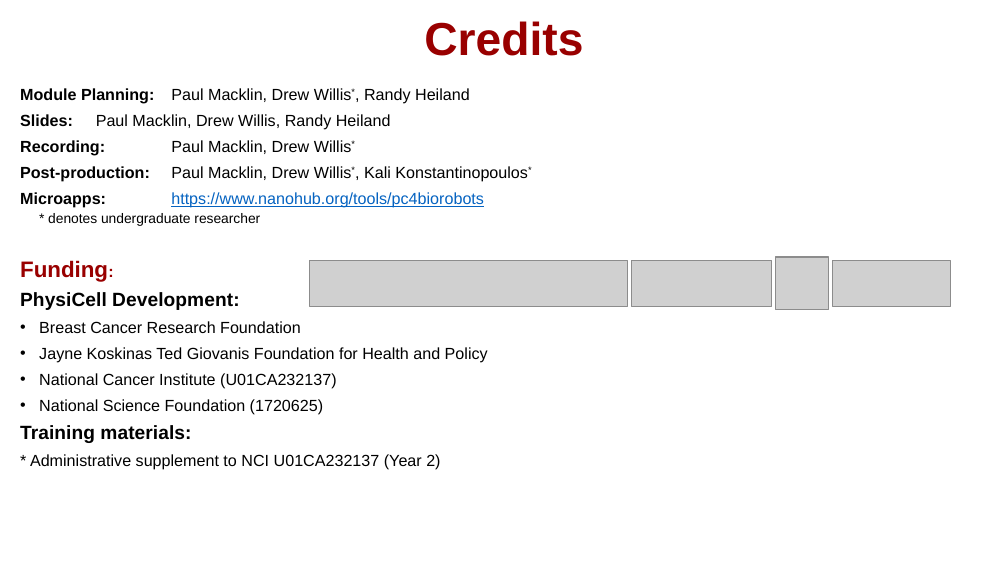
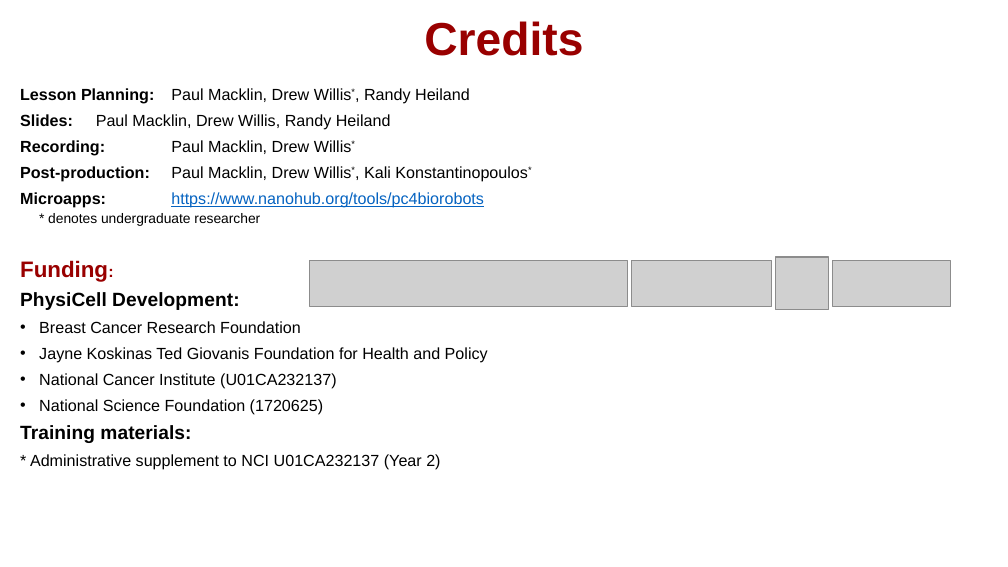
Before and after one commit to physicell-training/02-How-to-nanoHUB, a slide deck: slide 16 of pptx_source/02-How-to-nanoHUB.pptx. Drawn at 1008x567 pixels with LibreOffice and Linux fonts; fonts in the diff are those of the drawing; grey boxes stand for pictures; background and template pictures are left out. Boxes give left, top, right and bottom in pixels: in the first picture for what was removed or moved away, otherwise in the second. Text is boxed around its words. In the diff, an @@ line names an element or a change of style, - is before the commit and + after.

```diff
--- a/pptx_source/02-How-to-nanoHUB.pptx
+++ b/pptx_source/02-How-to-nanoHUB.pptx
@@ text at bbox=[20, 88, 470, 104]: text changed @@
-Module Planning: Paul Macklin, Drew Willis*, Randy Heiland
+Lesson Planning: Paul Macklin, Drew Willis*, Randy Heiland
```
